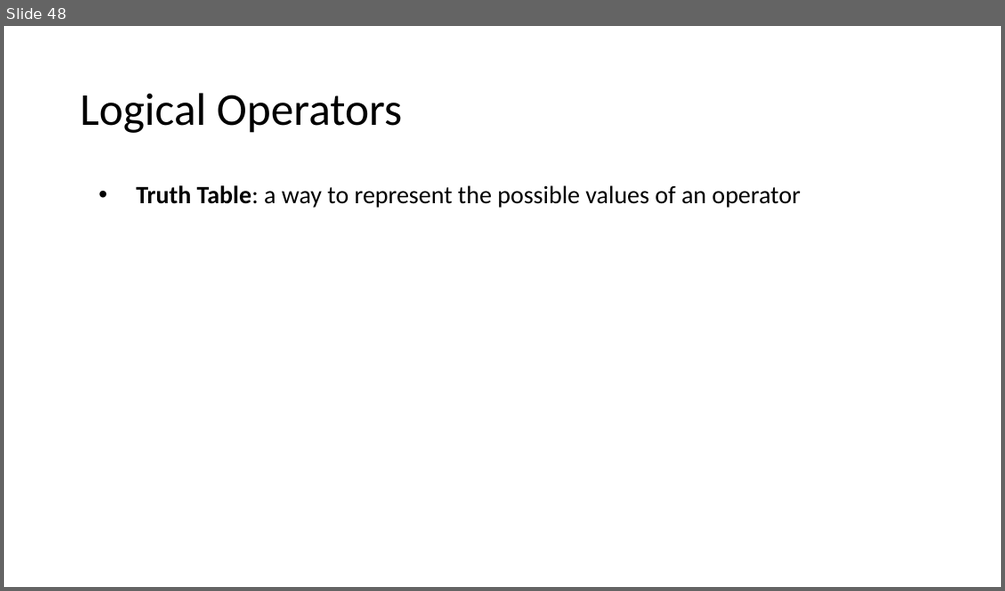
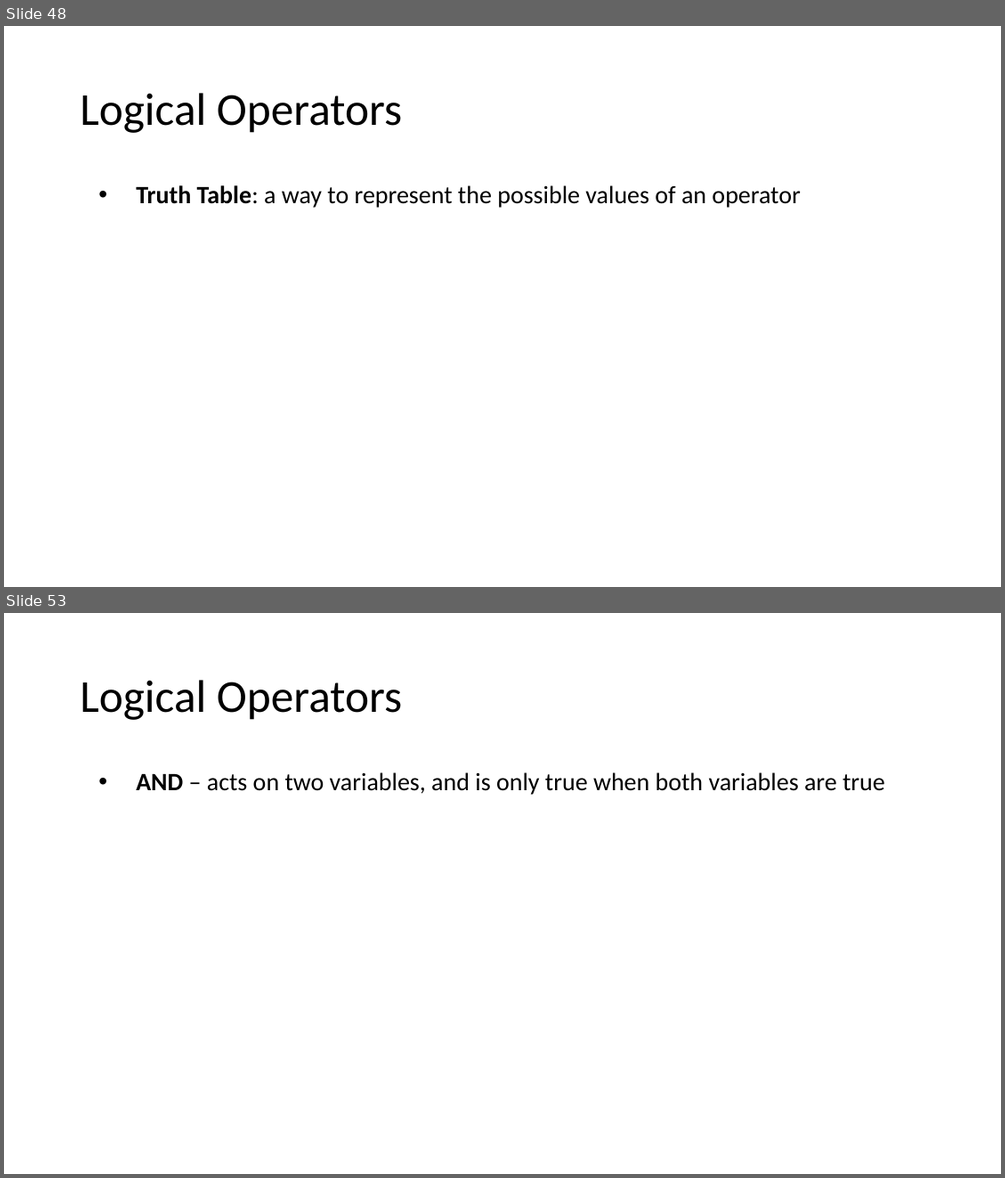
Before and after one commit to MrJoshGross/Course-Curricular-Material, a slide deck: wip/Lecture 2 - Binary, Logic, and Logical Operators.pptx. Shown one above the other, each under a label of ours: slide 48 before the commit, slides 48 and 53 after it; the slides between them are not shown. The pictures are 1005x591 and 1005x1178 pixels, drawn with LibreOffice and Linux fonts; fonts in the diff are those of the drawing. Boxes give left, top, right and bottom in pixels: in the first picture for what was removed or moved away, otherwise in the second. Text is boxed around its words. In the diff, an @@ line names an element or a change of style, - is before the commit and + after.

Commit message:
Update Lecture 2 - Binary, Logic, and Logical Operators.pptx
finished negation and added logical AND slides

```diff
--- a/wip/Lecture 2 - Binary, Logic, and Logical Operators.pptx
+++ b/wip/Lecture 2 - Binary, Logic, and Logical Operators.pptx
@@ slide 53 added at box(4, 613, 1001, 1174), background #FFFFFF @@
@@ title added at box(80, 680, 402, 720), 44 pt, text #000000 @@
+Logical Operators
@@ text added at box(136, 772, 885, 795), 24 pt, text #000000 @@
+• AND – acts on two variables, and is only true when both variables are true
```
Also in this commit, not shown: 1 slide changed, 11 other slides added.
